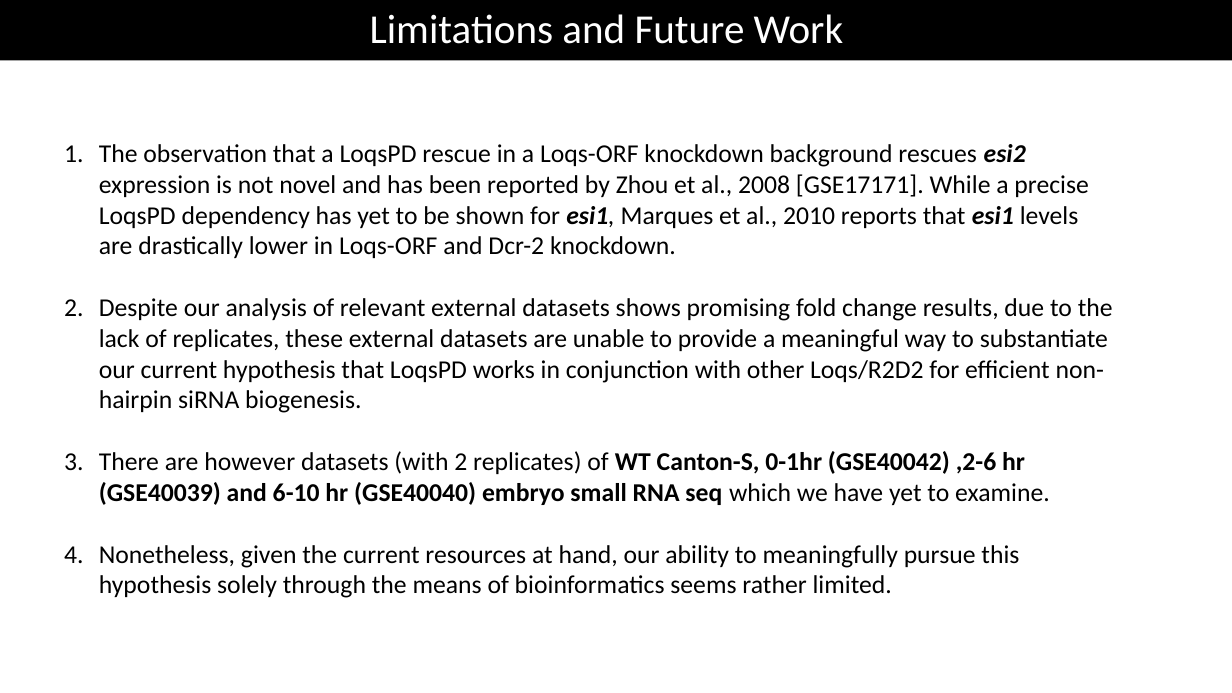
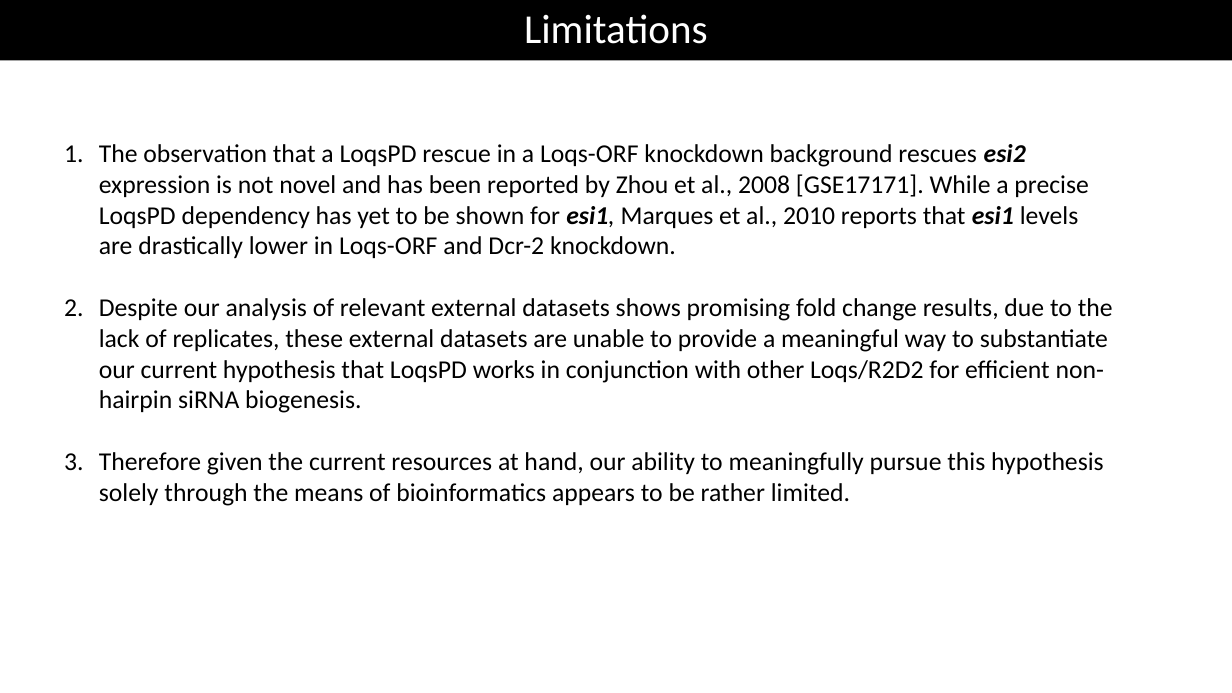
Before and after one commit to jinweelee/notebooks, a slide deck: slide 16 of recent_papers/presentation/Small RNA-seq Analysis of.pptm. Drawn at 1232x693 pixels with LibreOffice and Linux fonts; fonts in the diff are those of the drawing. Boxes give left, top, right and bottom in pixels: in the first picture for what was removed or moved away, otherwise in the second. Text is boxed around its words. In the diff, an @@ line names an element or a change of style, - is before the commit and + after.

```diff
--- a/recent_papers/presentation/Small RNA-seq Analysis of.pptm
+++ b/recent_papers/presentation/Small RNA-seq Analysis of.pptm
@@ text in rectangle at [524,14,708,44]: text changed @@
-Limitations and Future Work
+Limitations
@@ text at [99,452,1104,506]: text changed @@
-3. There are however datasets (with 2 replicates) of WT Canton-S, 0-1hr (GSE40042) ,2-6 hr (GSE40039) and 6-10 hr (GSE40040) embryo small RNA seq which we have yet to examine.
-4. Nonetheless, given the current resources at hand, our ability to meaningfully pursue this hypothesis solely through the means of bioinformatics seems rather limited.
+3. Therefore given the current resources at hand, our ability to meaningfully pursue this hypothesis solely through the means of bioinformatics appears to be rather limited.
```
Also in this commit, not shown: 10 other slides changed, 2 slides added, 2 slides removed, 1 other file.
